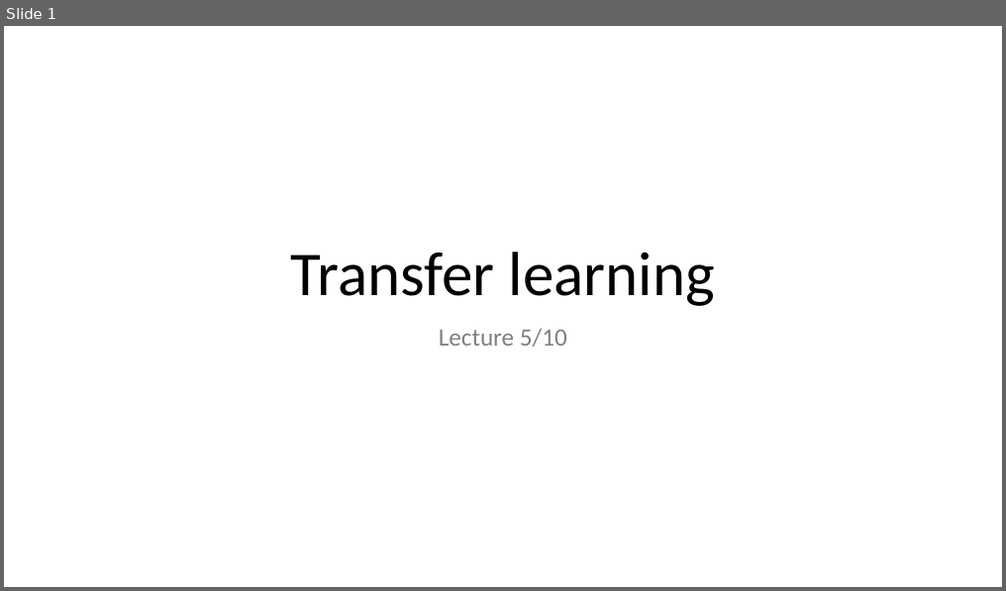
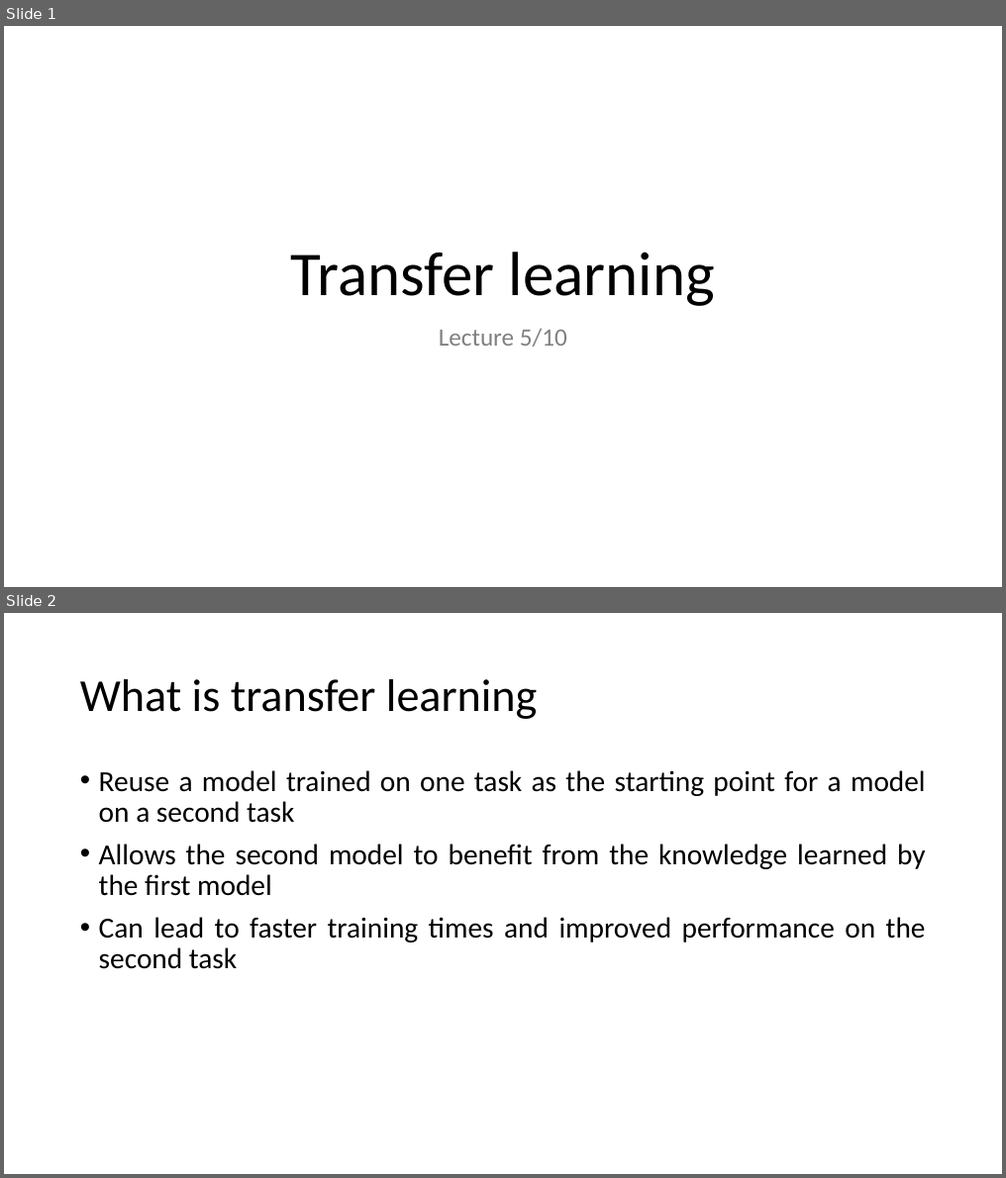
Before and after one commit to MICS-Lab/DeepLearningCourse, a slide deck: Slides_5.pptx. Shown one above the other, each under a label of ours: slide 1 before the commit, slides 1 and 2 after it. The pictures are 1006x591 and 1006x1178 pixels, drawn with LibreOffice and Linux fonts; fonts in the diff are those of the drawing. Boxes give left, top, right and bottom in pixels: in the first picture for what was removed or moved away, otherwise in the second. Text is boxed around its words. In the diff, an @@ line names an element or a change of style, - is before the commit and + after.

Commit message:
Added transfer learning info

```diff
--- a/Slides_5.pptx
+++ b/Slides_5.pptx
@@ slide 2 added at box(4, 613, 1002, 1174), background #FFFFFF @@
@@ title added at box(80, 679, 538, 719), 44 pt, text #000000 @@
+What is transfer learning
@@ text added at box(99, 770, 926, 969), 28 pt, text #000000 @@
+• Reuse a model trained on one task as the starting point for a model on a second task
+• Allows the second model to benefit from the knowledge learned by the first model
+• Can lead to faster training times and improved performance on the second task
```
Also in this commit, not shown: 1 other slide added.
